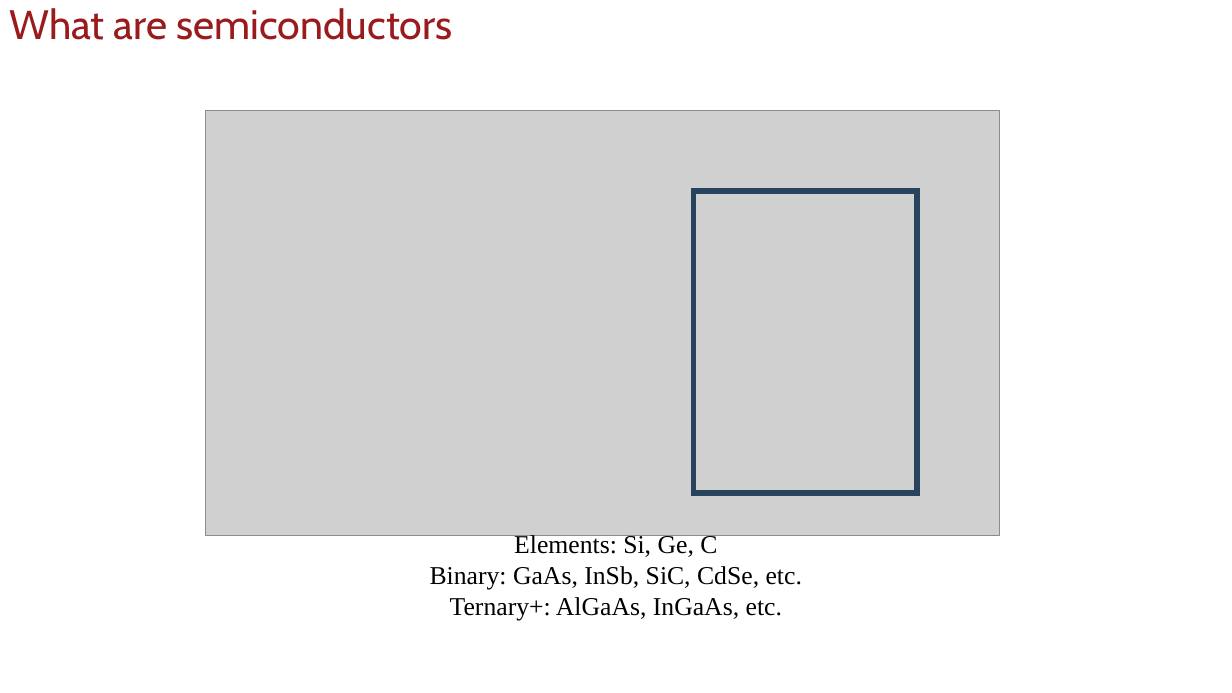
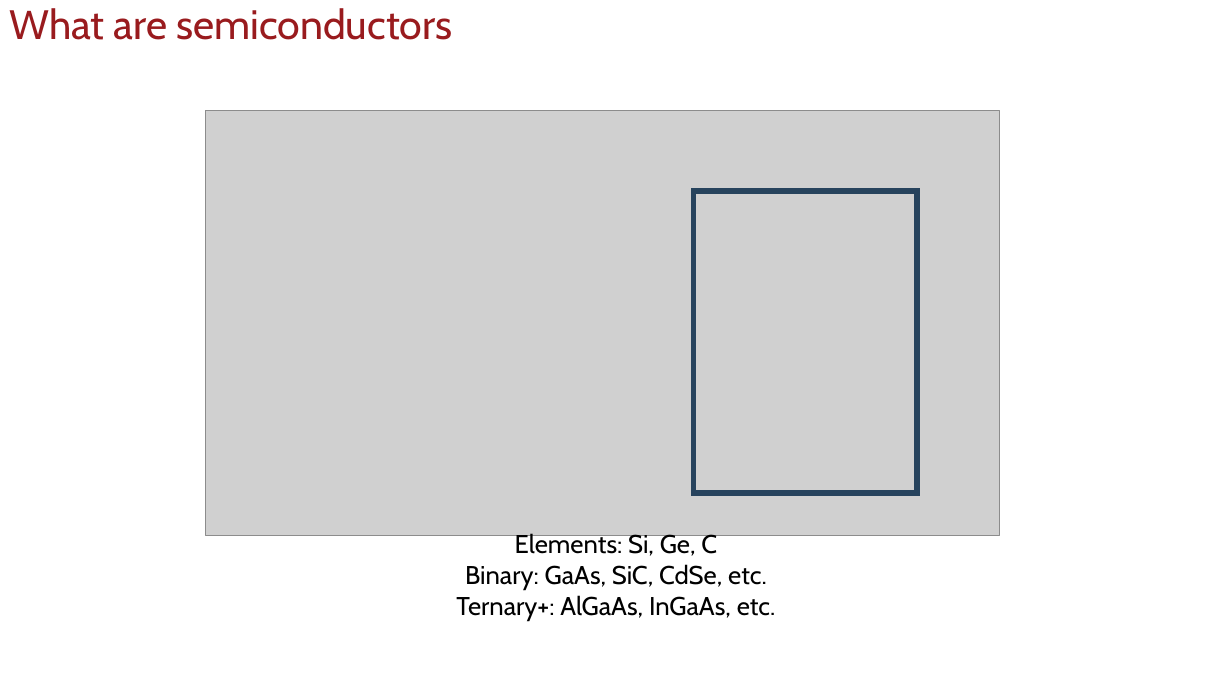
Before and after one commit to uscee105/ee105, a slide deck: slide 9 of assets/module-2-device/mod-2-lecture-9-devices-1.pptx (slide 7 before the commit). Drawn at 1232x693 pixels with LibreOffice and Linux fonts; fonts in the diff are those of the drawing; grey boxes stand for pictures; background and template pictures are left out. Boxes give left, top, right and bottom in pixels: in the first picture for what was removed or moved away, otherwise in the second. Text is boxed around its words. In the diff, an @@ line names an element or a change of style, - is before the commit and + after.

```diff
--- a/assets/module-2-device/mod-2-lecture-9-devices-1.pptx
+++ b/assets/module-2-device/mod-2-lecture-9-devices-1.pptx
@@ text at [456,532,776,621]: font Times New Roman to Cabin in "Elements: Si, Ge, C", "Ternary+: AlGaAs, InGaAs, etc." @@
@@ text at [465,564,767,590]: text changed; font Times New Roman to Cabin @@
-Binary: GaAs, InSb, SiC, CdSe, etc.
+Binary: GaAs, SiC, CdSe, etc.
```
Also in this commit, not shown: 12 other slides changed, 8 slides added, 26 other files.
